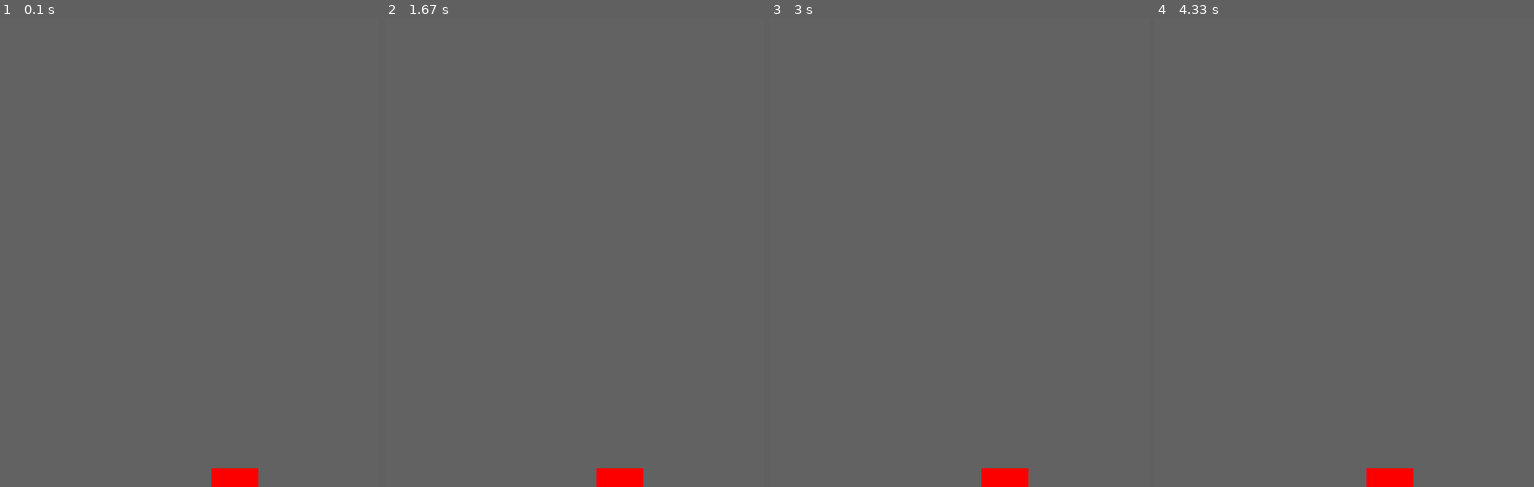
Above: before the commit, frames 1-4 (left to right).
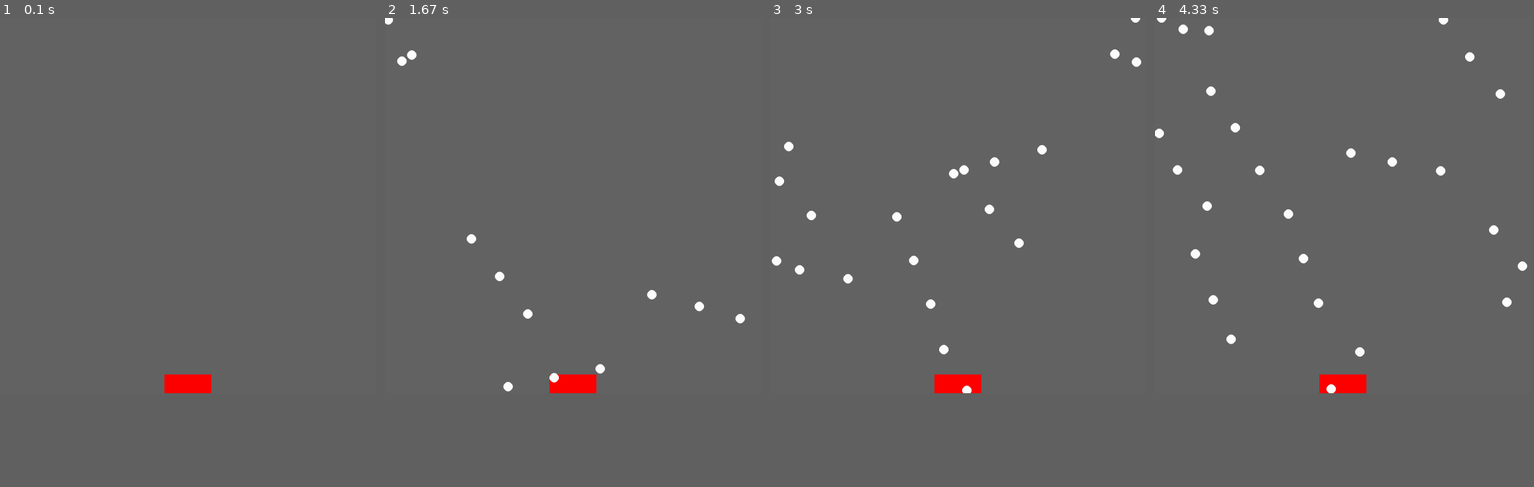
Above: after the commit, the same moments.

Repository: Emruur/BlockBreaker-PyGame
Game: pygame game, started from main.py
Same seed, same stepped clock (60 frames per second), same inputs: the game is played once before the commit and once after it.
Inputs (mouse positions are in pixels of both pictures, inside the frame that each line leads up to):
- Up to frame 1 (0.1 s): no input
- Up to frame 2 (1.67 s): press the mouse at (574, 229) at 0.37 s; move the mouse to (529, 219) at 0.47 s; release the mouse at (483, 210) at 0.6 s; press the mouse at (574, 229) at 0.7 s; move the mouse to (642, 285) at 0.8 s; release the mouse at (710, 336) at 0.93 s; press the mouse at (574, 229) at 1.03 s; move the mouse to (506, 210) at 1.13 s; release the mouse at (438, 196) at 1.27 s; press the mouse at (574, 229) at 1.37 s; move the mouse to (642, 290) at 1.47 s; release the mouse at (714, 346) at 1.6 s
- Up to frame 3 (3 s): press the mouse at (959, 229) at 1.7 s; move the mouse to (1008, 200) at 1.8 s; release the mouse at (1058, 172) at 1.93 s; press the mouse at (959, 229) at 2.03 s; move the mouse to (898, 233) at 2.13 s; release the mouse at (834, 243) at 2.27 s; press the mouse at (959, 229) at 2.37 s; move the mouse to (902, 154) at 2.47 s; release the mouse at (842, 78) at 2.6 s; press the mouse at (959, 229) at 2.7 s; move the mouse to (902, 205) at 2.8 s; release the mouse at (849, 182) at 2.93 s
- Up to frame 4 (4.33 s): press the mouse at (1344, 229) at 3.03 s; move the mouse to (1393, 238) at 3.13 s; release the mouse at (1443, 247) at 3.27 s; press the mouse at (1344, 229) at 3.37 s; move the mouse to (1283, 229) at 3.47 s; release the mouse at (1227, 229) at 3.6 s; press the mouse at (1344, 229) at 3.7 s; move the mouse to (1299, 168) at 3.8 s; release the mouse at (1253, 107) at 3.93 s; press the mouse at (1344, 229) at 4.03 s; move the mouse to (1397, 233) at 4.13 s; release the mouse at (1450, 233) at 4.27 s
In our replay, the window is 900x900 before the commit and 720x720 after it. These sizes can differ from the game's own. Grey fills any space a smaller window leaves; there, only what the larger window draws over its background counts as a difference.

The runs differ from the first frame. In frame 1, 1.0% of the frame differs, in the area x 43-69%, y 76-100%; in frame 2, 1.4%; in frame 3, 1.8%; in frame 4, 2.0%, in the area x 0-99%, y 0-100%.

Commit message:
added balls/ ball_movement_handling

Diff:
--- a/line_segment.py
+++ b/line_segment.py
@@ -7,29 +7,11 @@
         self.v2= v2
 
     def __str__(self):
-        return str(v1)+"-"+str(v2)
+        return str(self.v1)+"-"+str(self.v2)
 
 
     def calculate_distance(self,vector):
-        d1= (v1.get_substracted(vector)).mag()
-        d2= (v2.get_substracted(vector)).mag()
+        d1= (self.v1.get_substracted(vector)).mag()
+        d2= (self.v2.get_substracted(vector)).mag()
 
         return d1+d2
-
-
-
-
-
-
-v1= Vector2D(1,1)
-v2= Vector2D(3,3)
-v3= Vector2D(2,2)
-
-print(v1)
-print(v2)
-
-l1= LineSegment(v1,v2)
-
-print(l1)
-
-print(l1.calculate_distance(v3))
--- a/main.py
+++ b/main.py
@@ -3,7 +3,7 @@
 from vector import Vector2D
 from line_segment import LineSegment
 
-WIDTH,HEIGHT= 1000,1000;
+WIDTH,HEIGHT= 800,800;
 WIN= pygame.display.set_mode((WIDTH,HEIGHT))
 
 GREY= (100,100,100)
@@ -18,13 +18,17 @@
 base_width, base_height= 100,40
 base= pygame.Rect((WIDTH-base_width)/2,HEIGHT-base_height,base_width,base_height)
 
-
+balls= []
 
 def main():
 
     running= True
     ready_to_shoot= False
     shooting_direction= None
+
+
+    ball_count= 3
+
 
     while running:
 
@@ -40,6 +44,7 @@
 
         elif not pygame.mouse.get_pressed()[0] and ready_to_shoot:
             print("BOOM!")
+            shoot_balls(shooting_direction,ball_count)
             shooting_direction= None
             ready_to_shoot= False
 
@@ -47,6 +52,7 @@
             ready_to_shoot= False
 
 
+        handle_ball_movement()
         draw(shooting_direction)
 
         pygame.display.update()
@@ -59,8 +65,51 @@
 def draw(shooting_direction):
     WIN.fill(GREY)
     pygame.draw.rect(WIN, RED, base)
+
     if not shooting_direction== None:
         pygame.draw.line(WIN, BLACK, (WIDTH/2,base.y), shooting_direction.getNumbers(), 3)
+
+    if not balls== []:
+        for ball in balls:
+            pygame.draw.circle(WIN, WHITE,ball.location.getNumbers(),ball.radius)
+
+def handle_ball_movement():
+    if not balls==[]:
+        for b in balls:
+            b.update()
+            if b.location.x<= 0 :
+                b.location.x= 0
+                b.velocity.x *= -1
+
+            elif b.location.x>= WIDTH:
+                b.location.x= WIDTH
+                b.velocity.x *= -1
+
+            if b.location.y <= 0:
+                b.location.y = 0
+                b.velocity.y *= -1
+
+def shoot_balls(shooting_direction, ball_count):
+
+    base_vector= Vector2D(WIDTH/2,base.y)
+
+    dir_vector= shooting_direction.get_substracted(base_vector)
+    dir_vector.mult(-1)
+    dir_vector.normalize()
+
+
+    velocity= dir_vector.get_multiplied(-15)
+
+
+    for i in range(0, ball_count):
+
+        location= base_vector.get_added(dir_vector.get_multiplied(i*100))
+
+        balls.append(Mover(location,velocity.copy()))
+
+
+
+
 
 
 if __name__=="__main__":
--- a/mover.py
+++ b/mover.py
@@ -10,6 +10,15 @@
         self.accelaration= Vector2D(0,0)
         self.radius= radius
         self.mass= mass
+
+    def __init__(self, vector,velocity):
+        self.location= vector
+        self.radius= 10
+        self.velocity= velocity
+        self.accelaration= Vector2D(0,0)
+        self.mass= 1
+
+
 
 
     def applyForce(self,force:Vector2D):
--- a/vector.py
+++ b/vector.py
@@ -14,10 +14,25 @@
         else:
             return False
 
+    def get_added(self,vector):
+
+        x= self.x + vector.x
+        y= self.y + vector.y
+
+        return Vector2D(x,y)
+
     def mult(self,integer:float):
 
         self.x *= integer
         self.y *= integer
+
+    def get_multiplied(self, integer:float):
+
+        x= self.x * integer
+        y= self.y * integer
+
+        return Vector2D(x,y)
+
 
     def div(self, integer: float):
 
@@ -39,6 +54,14 @@
         x= self.x - vector.x
         y= self.y - vector.y
 
+        return Vector2D(x,y)
+
+
+
+    def get_substracted(self,vector):
+        x= self.x - vector.x
+        y= self.y - vector.y
+
         return Vector2D(x, y)
 
 
@@ -50,6 +73,14 @@
         magnitude= self.mag()
         self.x /= magnitude
         self.y /= magnitude
+
+    def get_normalized(self,vector):
+        magnitude= self.mag()
+        x=self.x / magnitude
+        y=self.y / magnitude
+
+        return Vector2D(x,y)
+
 
     def dot(self, vector):
         return (self.x*vector.x)+(vector.y*self.y)
